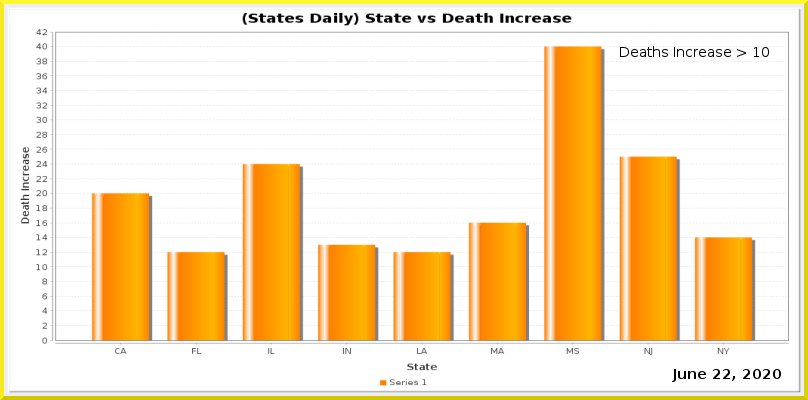
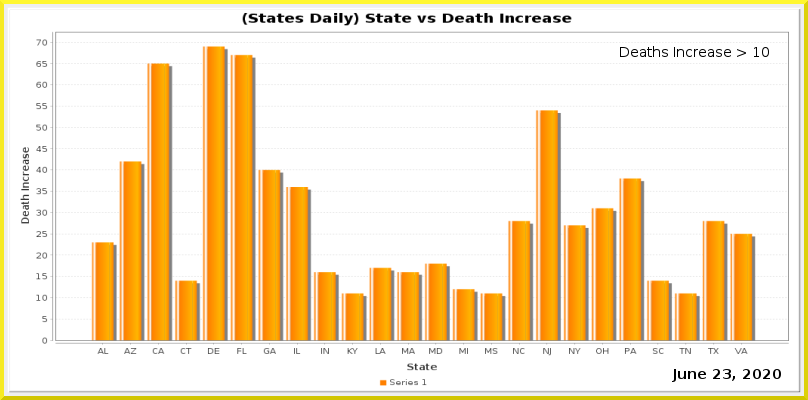
Before/after of a w=808, h=400 layered artwork. What changed in the layer stack:
painted on "Current Date" over [723, 369, 731, 379]
painted on "Date_vs_TestIncrease.png" over [36, 29, 789, 356]
